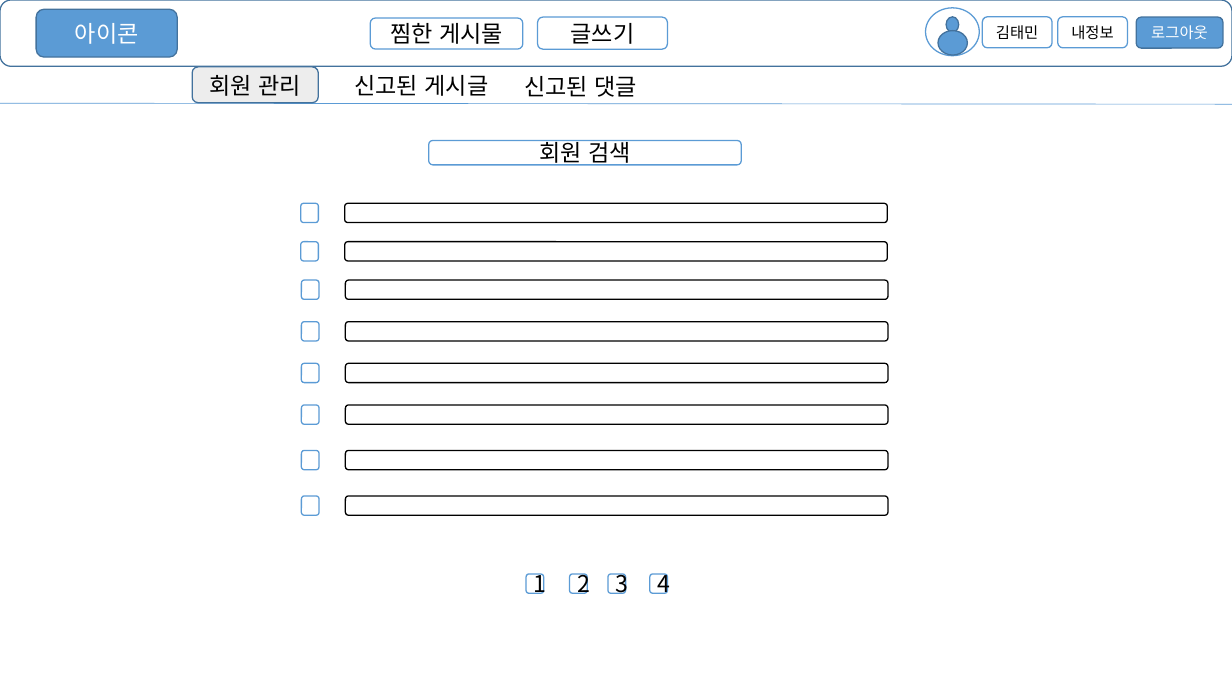
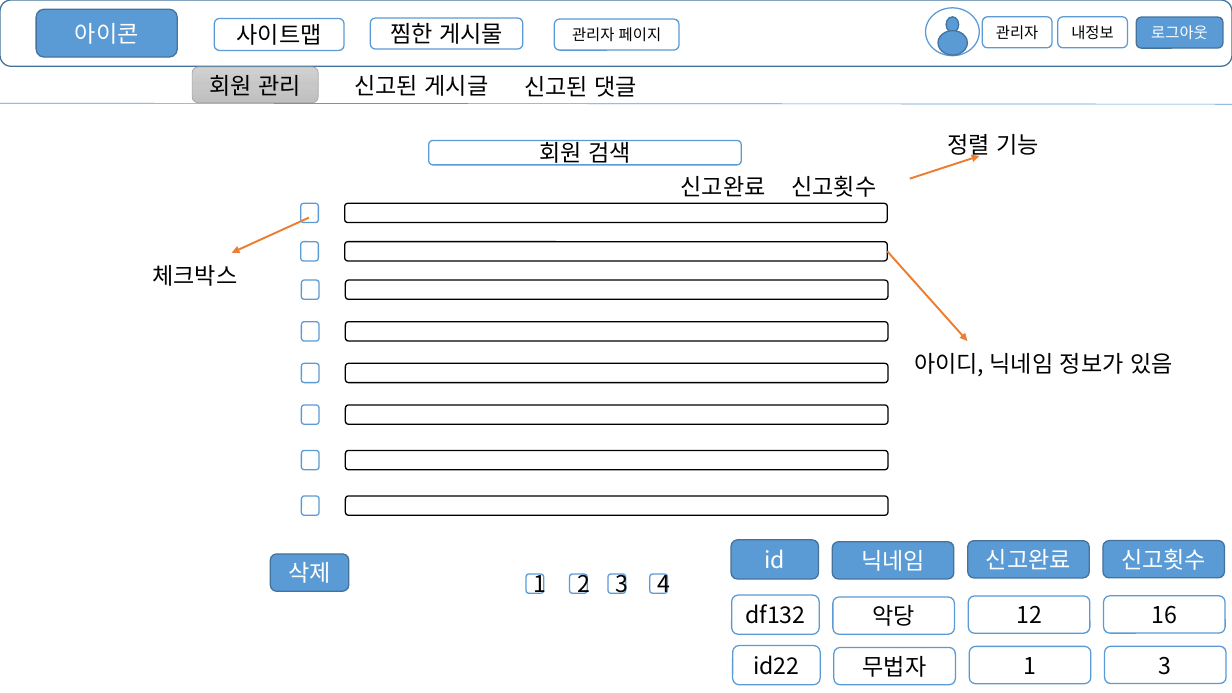
Before and after one commit to tm-kr/Academy-lesson-spring, a slide deck: slide 15 of 프로젝트 UI.pptx (slide 17 before the commit). Drawn at 1232x693 pixels with LibreOffice and Linux fonts; fonts in the diff are those of the drawing. Boxes give left, top, right and bottom in pixels: in the first picture for what was removed or moved away, otherwise in the second. Text is boxed around its words. In the diff, an @@ line names an element or a change of style, - is before the commit and + after.

```diff
--- a/프로젝트 UI.pptx
+++ b/프로젝트 UI.pptx
@@ rounded rectangle added at (214,18,345,51), fill #FFFFFF, outline #5B9BD5 1 pt, 18 pt, text #000000 @@
+사이트맵
@@ rounded rectangle removed at (538,17,668,49) @@
-글쓰기
@@ rounded rectangle added at (555,19,679,51), fill #FFFFFF, outline #5B9BD5 1 pt, 12 pt, text #000000 @@
+관리자 페이지
@@ text in rounded rectangle at (996,25,1038,40): text changed @@
-김태민
+관리자
@@ rounded rectangle "회원 관리" at (192,67,319,103): fill #EDEDED to gradient #D2D2D2 to #C8C8C8 to #C0C0C0; outline #43739E 1 pt to #A5A5A5 0.5 pt @@
@@ text added at (947,134,1039,159), 18 pt, text #000000 @@
+정렬 기능
@@ text added at (681,175,876,197), 18 pt, text #000000 @@
+신고완료 신고횟수
@@ arrow added from (910, 178) to (980, 156), #ED7D31 1.5 pt @@
@@ arrow added from (309, 218) to (232, 253), #ED7D31 1.5 pt @@
@@ text added at (152,265,237,286), 18 pt, text #000000 @@
+체크박스
@@ arrow added from (887, 251) to (968, 341), #ED7D31 1.5 pt @@
@@ text added at (914,353,1173,376), 18 pt, text #000000 @@
+아이디, 닉네임 정보가 있음
@@ rounded rectangle added at (271,554,349,591), fill #5B9BD5, outline #43739E 1 pt, 18 pt, text #FFFFFF @@
+삭제
@@ rounded rectangle added at (731,540,819,579), fill #5B9BD5, outline #43739E 1 pt, 18 pt, text #FFFFFF @@
+id
@@ rounded rectangle added at (833,542,955,579), fill #5B9BD5, outline #43739E 1 pt, 18 pt, text #FFFFFF @@
+닉네임
@@ rounded rectangle added at (968,541,1090,578), fill #5B9BD5, outline #43739E 1 pt, 18 pt, text #FFFFFF @@
+신고완료
@@ rounded rectangle added at (1104,541,1226,578), fill #5B9BD5, outline #43739E 1 pt, 18 pt, text #FFFFFF @@
+신고횟수
@@ rounded rectangle added at (732,595,820,634), fill #FFFFFF, outline #5B9BD5 1 pt, 18 pt, text #000000 @@
+df132
@@ rounded rectangle added at (833,597,955,634), fill #FFFFFF, outline #5B9BD5 1 pt, 18 pt, text #000000 @@
+악당
@@ rounded rectangle added at (969,596,1091,633), fill #FFFFFF, outline #5B9BD5 1 pt, 18 pt, text #000000 @@
+12
@@ rounded rectangle added at (1104,596,1226,633), fill #FFFFFF, outline #5B9BD5 1 pt, 18 pt, text #000000 @@
+16
@@ rounded rectangle added at (733,646,821,685), fill #FFFFFF, outline #5B9BD5 1 pt, 18 pt, text #000000 @@
+id22
@@ rounded rectangle added at (834,648,956,685), fill #FFFFFF, outline #5B9BD5 1 pt, 18 pt, text #000000 @@
+무법자
@@ rounded rectangle added at (970,647,1092,684), fill #FFFFFF, outline #5B9BD5 1 pt, 18 pt, text #000000 @@
+1
@@ rounded rectangle added at (1104,646,1226,683), fill #FFFFFF, outline #5B9BD5 1 pt, 18 pt, text #000000 @@
+3
```
Also in this commit, not shown: 11 other slides changed, 1 slide added, 3 slides removed.
